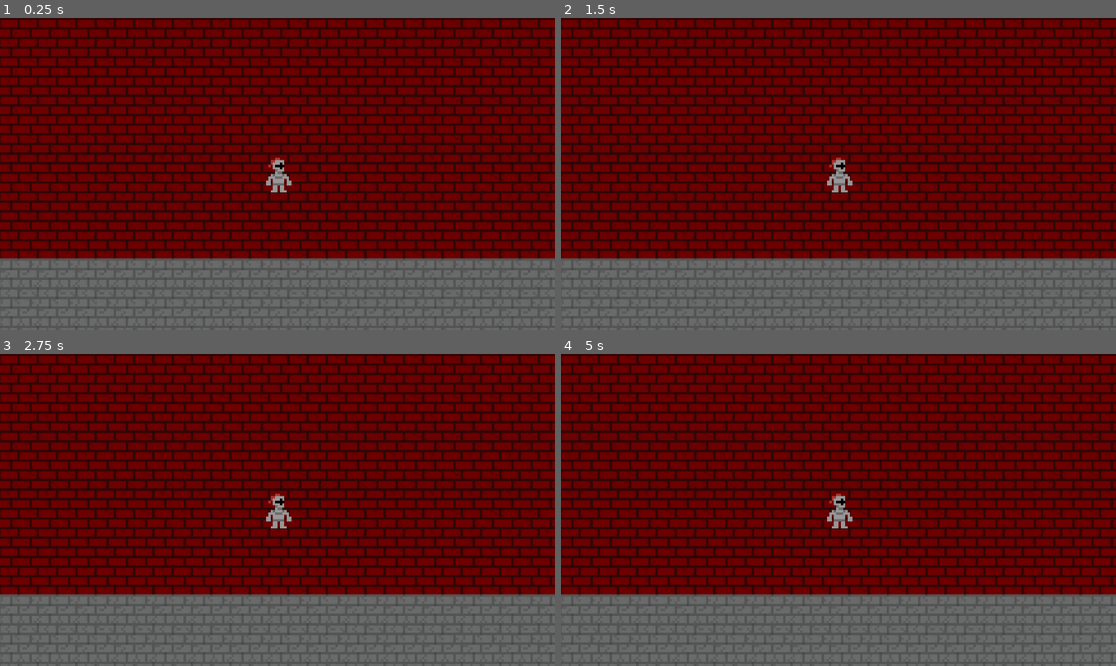
Above: before the commit, frames 1-4 (two rows, left to right).
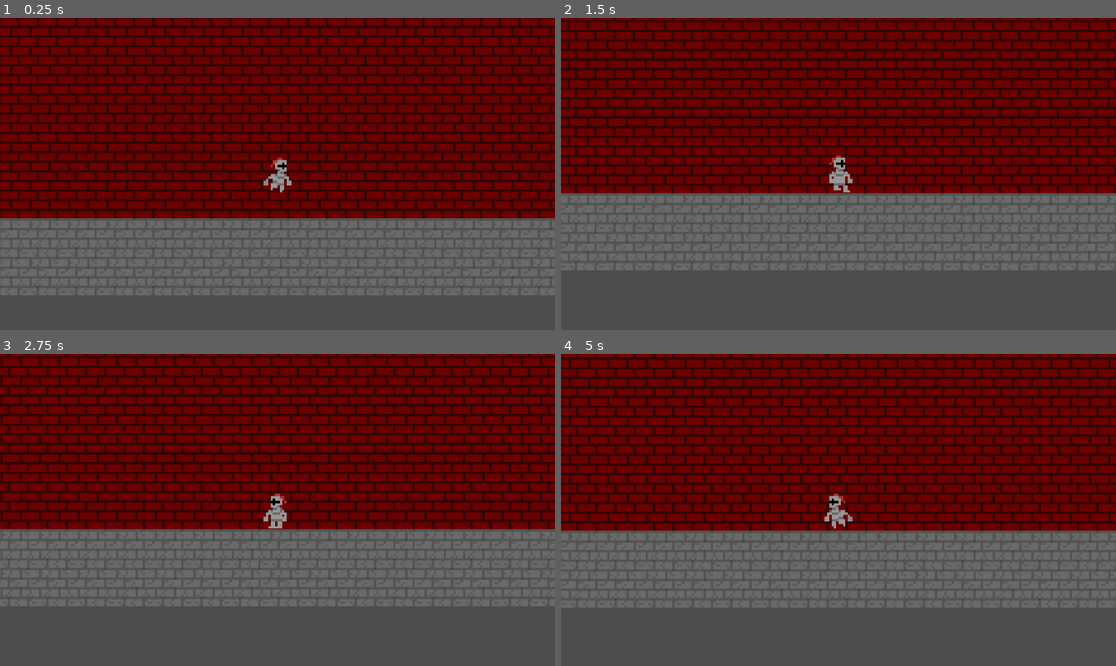
Above: after the commit, the same moments.

Repository: Owen-Harper25/Hollow-Clone
Game: Godot game, scene res://Scenes/testmap.tscn
The game is run twice, just before and just after one commit, with the same random seed, the same clock (stepped at 60 frames per second) and the same inputs.
Inputs:
- Up to frame 1 (0.25 s): no input
- Up to frame 2 (1.5 s): hold D (right) from 0.53 s (still down); tap Shift (sprint) at 0.6, 1.35 s; tap Space (jump) at 0.77 s
- Up to frame 3 (2.75 s): tap Space (jump) at 1.52 s; release D (right) at 2.03 s; hold A (left) from 2.03 s (still down); tap Shift (sprint) at 2.1 s
- Up to frame 4 (5 s): release A (left) at 2.78 s; hold D (right) 2.78-4.28 s; tap Shift (sprint) at 2.85, 3.6, 4.35 s; tap Space (jump) at 3.02, 3.77, 4.52 s; hold A (left) from 4.28 s (still down)

The runs differ from the first frame. In frame 1, 36% of the frame differs, in the area x 0-100%, y 0-100%; in frame 2, 62%; in frame 3, 62%; in frame 4, 63%.
Error before the commit: Parse Error: Preload file "res://DustParticle.tscn" does not exist. (res://Scripts/player.gd:18)

Commit message:
File Management Patch

Diff:
--- a/Scripts/player.gd
+++ b/Scripts/player.gd
@@ -15,7 +15,7 @@
 ## The values for the jump direction, default is UP or -1
 enum JUMP_DIRECTIONS {UP = -1, DOWN = 1}
 var canSpawnParticle = true
-var DUST_PARTICLE = preload("res://DustParticle.tscn")
+var DUST_PARTICLE = preload("res://Scenes/DustParticle.tscn")
 
 
 ## The path to the character's [Sprite2D] node.  If no node path is provided the [param PLAYER_SPRITE] will be set to [param $Sprite2D] if it exists.
--- /dev/null
+++ b/main_ground.tscn
@@ -0,0 +1,3 @@
+[gd_scene format=3 uid="uid://b16yxissbv5b6"]
+
+[node name="Main Ground" type="TileMapLayer"]
Renamed: Scripts/DustParticle.tscn -> Scenes/DustParticle.tscn
Not shown, added: Scenes/player.tscn810486928.tmp
